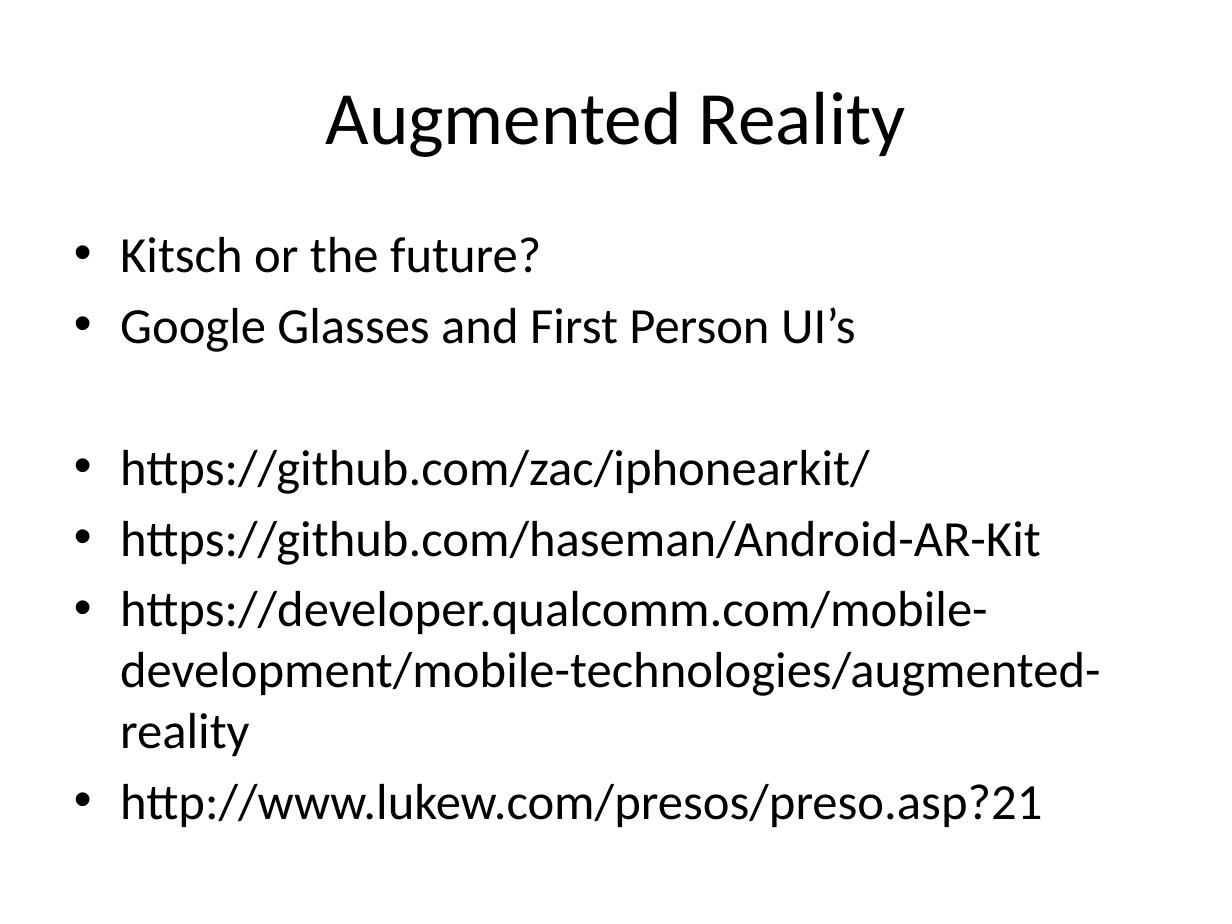
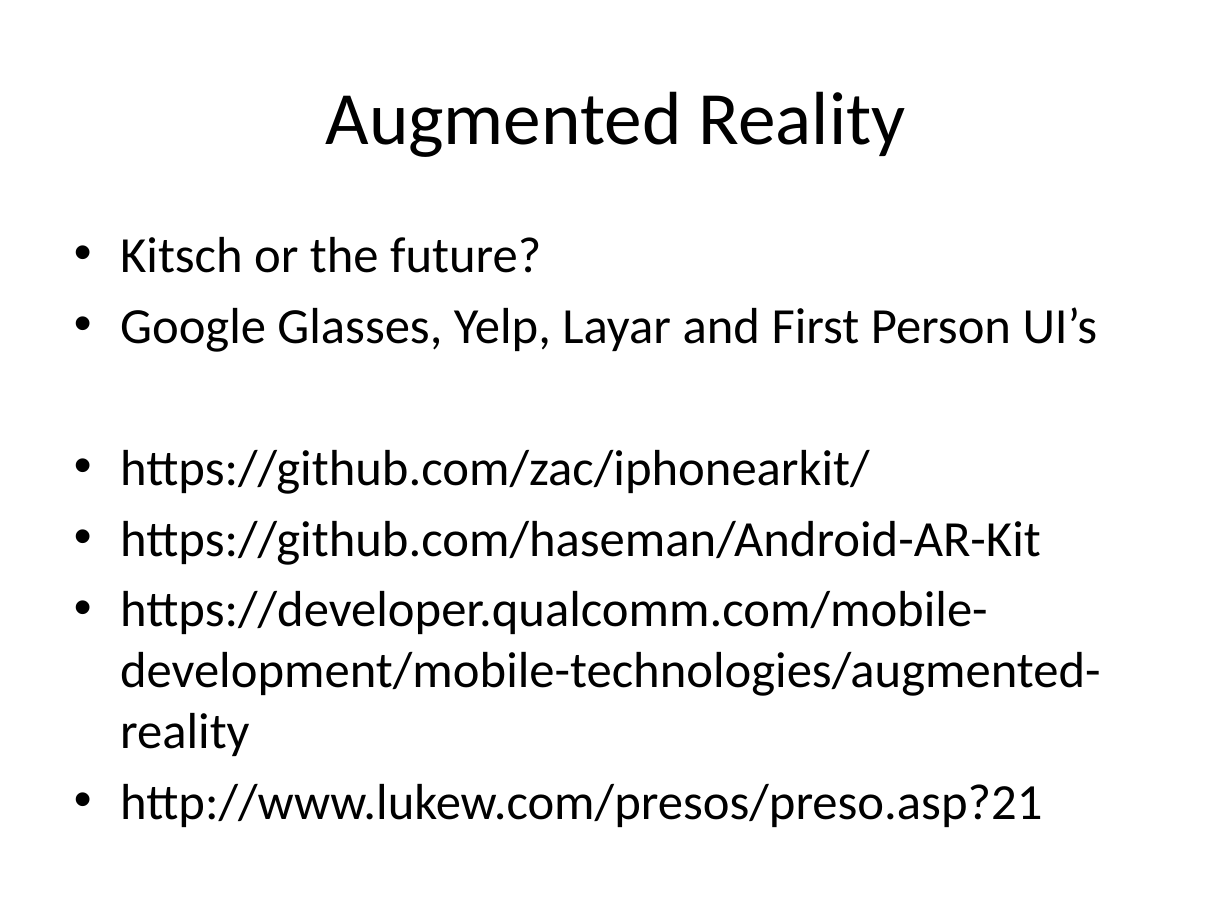
Before and after one commit to dayelostraco/SuperHappyDevDay, a slide deck: slide 16 of SHDD Mobile Presentation.pptx (slide 12 before the commit). Drawn at 1232x924 pixels with LibreOffice and Linux fonts; fonts in the diff are those of the drawing. Boxes give left, top, right and bottom in pixels: in the first picture for what was removed or moved away, otherwise in the second. Text is boxed around its words. In the diff, an @@ line names an element or a change of style, - is before the commit and + after.

```diff
--- a/SHDD Mobile Presentation.pptx
+++ b/SHDD Mobile Presentation.pptx
@@ text at (120, 307, 1098, 352): text changed @@
-• Google Glasses and First Person UI’s
+• Google Glasses, Yelp, Layar and First Person UI’s
```
Also in this commit, not shown: 19 other slides changed, 7 slides added, 1 slide removed.
